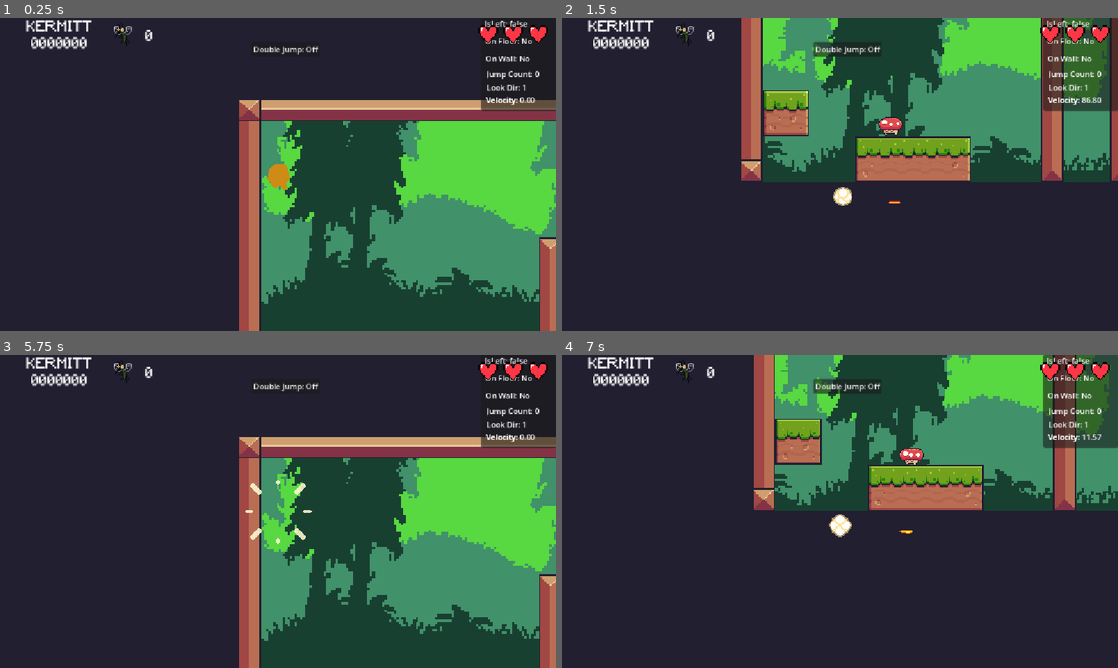
Above: before the commit, frames 1-4 (two rows, left to right).
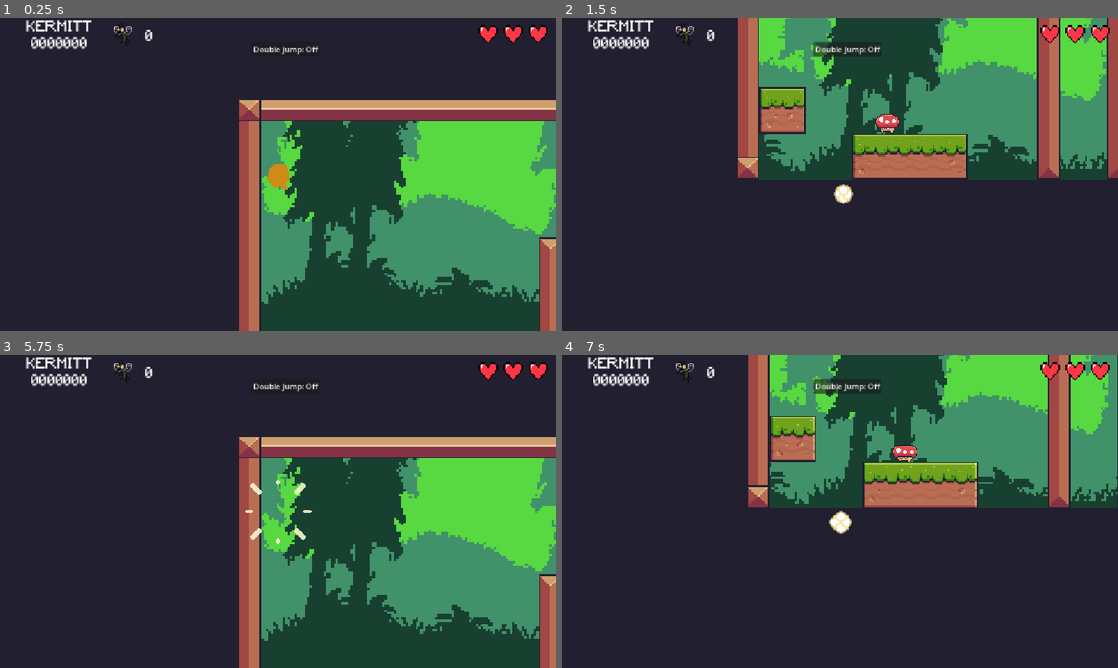
Above: after the commit, the same moments.

Repository: kshitij-vashisth/project_platformer
Game: Godot game, scene res://Assets/Scenes/Levels/Level_0-1.tscn
Two runs of this game, one before a commit and one after it. Both use one fixed random seed, a clock stepped at 60 frames per second and the inputs below. This scene is started directly instead of the project's main scene.
Inputs (mouse positions are in pixels of both pictures, inside the frame that each line leads up to):
- Up to frame 1 (0.25 s): no input
- Up to frame 2 (1.5 s): move the mouse to (1079, 46) at 0.52 s; hold D (right) 0.53-1.28 s; click (1079, 46) at 0.6 s; move the mouse to (1079, 77) at 1.27 s; hold S (down) from 1.28 s (still down); click (1079, 77) at 1.35 s
- Up to frame 3 (5.75 s): move the mouse to (511, 361) at 2.02 s; release S (down) at 2.03 s; hold D (right) 2.03-2.78 s; right-click (511, 361) at 2.1 s; click (511, 361) at 2.3 s; move the mouse to (250, 574) at 2.77 s; hold Space (up) 2.78-3.53 s; click (250, 574) at 2.85 s; tap Enter at 3.5, 5 s; move the mouse to (444, 558) at 3.52 s; hold A (left) 3.53-5.03 s; click (444, 558) at 3.6 s; tap Space (up) at 4.25 s; move the mouse to (111, 464) at 4.27 s; right-click (111, 464) at 4.35 s; click (111, 464) at 4.55 s; move the mouse to (305, 511) at 5.02 s; hold S (down) from 5.03 s (still down); click (305, 511) at 5.1 s
- Up to frame 4 (7 s): move the mouse to (1073, 398) at 5.77 s; release S (down) at 5.78 s; hold D (right) 5.78-6.53 s; click (1073, 398) at 5.85 s; move the mouse to (1073, 426) at 6.52 s; hold Space (up) from 6.53 s (still down); right-click (1073, 426) at 6.6 s; click (1073, 426) at 6.8 s

The runs differ from the first frame. In frame 1, 1.0% of the frame differs, in the area x 86-100%, y 0-30%; in frame 2, 9.9%; in frame 3, 1.0%; in frame 4, 11%, in the area x 33-100%, y 0-59%.

Commit message:
[saved state] saved progress

Diff:
--- a/Assets/Scenes/Levels/Level_0-1.tscn
+++ b/Assets/Scenes/Levels/Level_0-1.tscn
@@ -453,6 +453,7 @@
 double_jump_switcher = NodePath("../../Double_Jump_Switcher")
 
 [node name="Attributes Panel" type="Panel" parent="Debug_Layer" unique_id=774266971]
+visible = false
 anchors_preset = 1
 anchor_left = 1.0
 anchor_right = 1.0
--- a/Assets/Scripts/Player_States/state_idle.gd
+++ b/Assets/Scripts/Player_States/state_idle.gd
@@ -42,6 +42,9 @@
 	if (not player.is_on_floor()) and (not player.is_on_wall()):
 		player.change_state("in_air", state_machine)
 
+	if Input.is_action_just_pressed("shoot"):
+		player.shoot_function(player.shoot_knockback)
+
 
 	# --- Apply movement ---
 	player.move_and_slide()
--- a/Assets/Scripts/Player_States/state_in_air.gd
+++ b/Assets/Scripts/Player_States/state_in_air.gd
@@ -20,6 +20,9 @@
 		player.playerLastLeft = player.isLeft
 		player.change_state("wall_slide", state_machine)
 
+	if Input.is_action_just_pressed("shoot"):
+		player.shoot_function(0)
+
 	# switch to idle
 	if player.is_on_floor():
 		player.playerLastLeft = player.isLeft
--- a/Assets/Scripts/Player_States/state_jump.gd
+++ b/Assets/Scripts/Player_States/state_jump.gd
@@ -14,6 +14,8 @@
 	if Input.is_action_just_pressed("tongue_zip"):
 		player.change_state("tongue_zip", state_machine)
 
+	if Input.is_action_just_pressed("shoot"):
+		player.shoot_function(0)
 
 	if Input.is_action_just_released("up") and player.velocity.y < 0:
 		player.velocity.y = player.jump_velocity/20
--- a/Assets/Scripts/Player_States/state_move.gd
+++ b/Assets/Scripts/Player_States/state_move.gd
@@ -33,4 +33,7 @@
 	if Input.is_action_just_pressed("tongue_zip"):
 		player.change_state("tongue_zip", state_machine)
 
+	if Input.is_action_just_pressed("shoot"):
+		player.shoot_function(player.shoot_knockback)
+
 	player.move_and_slide()
--- a/Assets/Scripts/Player_States/state_wall_jump.gd
+++ b/Assets/Scripts/Player_States/state_wall_jump.gd
@@ -27,7 +27,8 @@
 	player.apply_gravity(delta)
 	player.air_control(delta)
 
-
+	if Input.is_action_just_pressed("shoot"):
+		player.shoot_function(0)
 
 
 	if player.is_on_floor():
--- a/Assets/Scripts/Player_States/state_wall_slide.gd
+++ b/Assets/Scripts/Player_States/state_wall_slide.gd
@@ -39,7 +39,8 @@
 
 	## --- Horizontal air control ---
 	#player.air_control(delta)
-
+	if Input.is_action_just_pressed("shoot"):
+		player.on_wall_shoot_function()
 
 	if Input.is_action_just_pressed("up"):
 		player.change_state("wall_jump", player.state_access)
--- a/Assets/Scripts/main_character.gd
+++ b/Assets/Scripts/main_character.gd
@@ -67,6 +67,7 @@
 	if look_dir != dir_check:
 		print(look_dir)
 		dir_check = look_dir
+
 func flip_sprite() -> void:
 	isLeft = direction_calculate(velocity.x)
 	player_sprites.flip_h = isLeft
@@ -152,12 +153,42 @@
 	velocity.y += gravity_get() * delta
 # End of functions for handling gravity=======================#
 func player_muzzle_position() -> void:
-	if look_dir > 0 and not is_on_wall():
+	if look_dir > 0:
 		muzzle.position.x = muzzle_position.x
-	elif look_dir < 0 and not is_on_wall():
+	elif look_dir < 0:
 		muzzle.position.x = -muzzle_position.x
 
-func shooting_knockback()->void:
+func player_muzzle_position_on_wall() -> void:
+	if look_dir > 0:
+		muzzle.position.x = -muzzle_position.x
+	elif look_dir < 0:
+		muzzle.position.x = muzzle_position.x
+
+func shoot_function(recoil_value: int) -> void:
+	player_muzzle_position()
+	sfx_normal_bullet.play()
+
+	var bullet_instance = bullet.instantiate() as Node2D
+	#if is_on_wall():
+		#bullet_instance.direction = -look_dir
+		#pass
+	#else:
+	bullet_instance.direction = look_dir
+	shooting_knockback(recoil_value)
+	bullet_instance.global_position = muzzle.global_position
+	get_parent().add_child(bullet_instance)
+
+func on_wall_shoot_function() -> void:
+	player_muzzle_position_on_wall()
+	sfx_normal_bullet.play()
+
+	var bullet_instance = bullet.instantiate() as Node2D
+	bullet_instance.direction = -look_dir
+
+	bullet_instance.global_position = muzzle.global_position
+	get_parent().add_child(bullet_instance)
+
+func shooting_knockback(shoot_knockback: int)->void:
 	if look_dir > 0:
 			position.x -= shoot_knockback
 	else:
@@ -169,19 +200,8 @@
 	muzzle_position = muzzle.position
 
 func _physics_process(_delta: float) -> void:
-	if Input.is_action_just_pressed("shoot"):
-
-		player_muzzle_position()
-		sfx_normal_bullet.play()
-		var bullet_instance = bullet.instantiate() as Node2D
-		if is_on_wall():
-			bullet_instance.direction = -look_dir
-			#pass
-		else:
-			bullet_instance.direction = look_dir
-			shooting_knockback()
-		bullet_instance.global_position = muzzle.global_position
-		get_parent().add_child(bullet_instance)
+	#if Input.is_action_just_pressed("shoot"):
+		#shoot_function()
 
 
 	var lastLives: int = GameManager.lives
